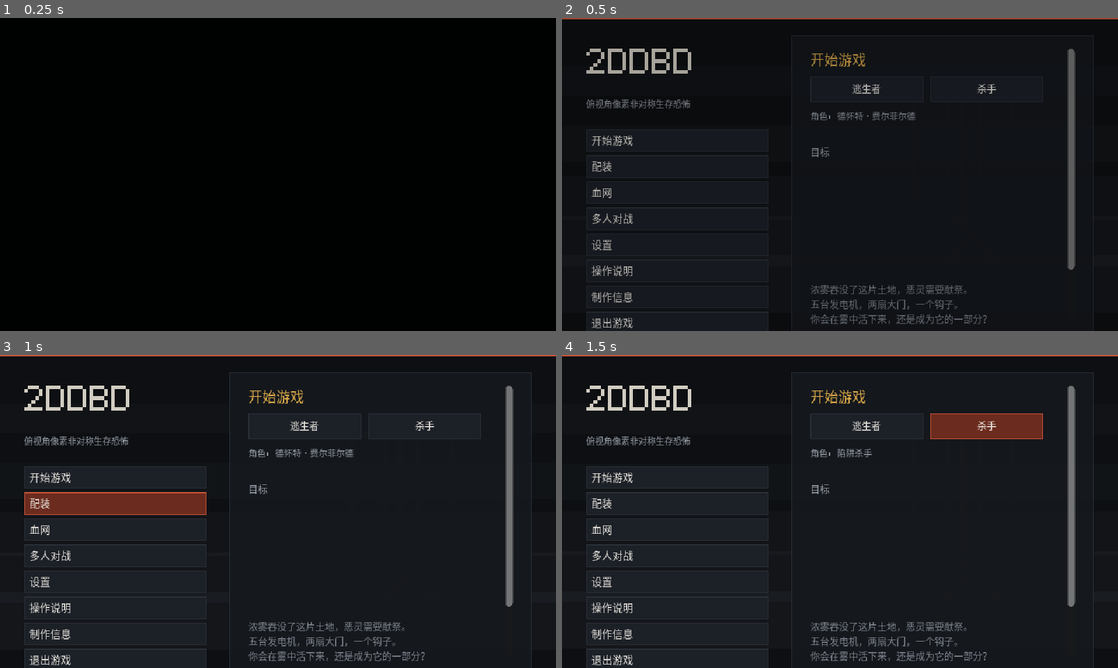
Above: before the commit, frames 1-4 (two rows, left to right).
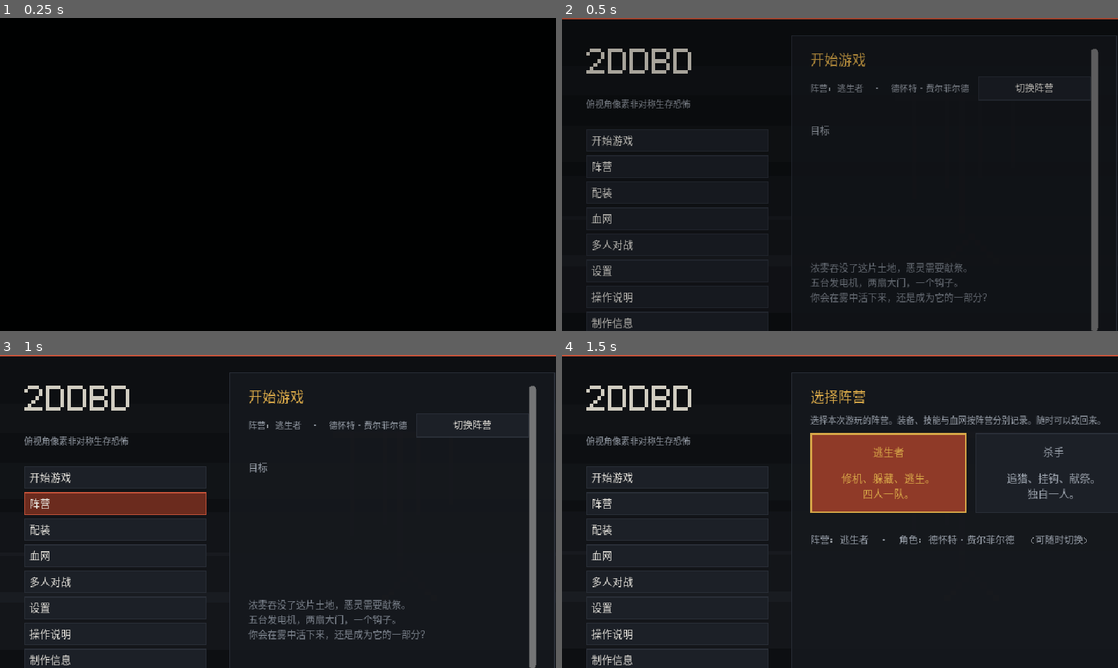
Above: after the commit, the same moments.

Repository: Developerprit/2DDBD
Game: Godot game, scene res://scenes/boot.tscn
Two runs of this game, one before a commit and one after it. Both use one fixed random seed, a clock stepped at 60 frames per second and the inputs below.
Inputs (mouse positions are in pixels of both pictures, inside the frame that each line leads up to):
- Up to frame 1 (0.25 s): no input
- Up to frame 2 (0.5 s): no input
- Up to frame 3 (1 s): click (116, 505) at 0.5 s, where only the run after the commit has a clickable "阵营"
- Up to frame 4 (1.5 s): click (1034, 423) at 1.25 s, where only the run after the commit has a clickable "切换阵营"

Frame 1 is identical in both runs. In frame 2, 5.8% of the frame differs, in the area x 5-100%, y 5-100%; in frame 3, 6.3%; in frame 4, 13%.

Commit message:
Remove the side lock entirely; give the side picker its own page
My mistake. The request was to give the side selection its own button/page, and I
read it as 'lock the side after the first trial' and shipped a permanent,
in-game-irreversible lock. That is gone.

- save_data.gd: role_locked / locked_role are deleted outright, along with the code
  that re-applied them on load and wrote them on start. Old saves simply stop being
  read, so nobody is stuck on a side any more. The chosen side is not persisted at
  all now: it defaults to survivor each launch and is changed freely from the menu,
  so there is no stored state left that could ever look like a lock again.
- main_menu.gd: new Side page (nav entry 'Side') holding the two side cards, with
  the active side highlighted, the description of each side, and a 'now playing'
  readout. Picking a card switches the side and refreshes the loadout lists. The
  Play page keeps a read-only line plus a shortcut button to that page.
- Menu page indices are now guarded: _show_page() pushes an error when the index is
  out of range instead of silently showing the wrong tab, and there is a
  --menu-side debug hook used to verify the new page headlessly.

Verified: plain menu boot 0 errors; --menu-side reports pages=8 visible_index=7;
all ten headless suites PASS with 0 fails and 0 script errors; the exported exe
opens the Side page and re-runs the wraith suite clean.

Diff:
--- a/src/autoload/locale.gd
+++ b/src/autoload/locale.gd
@@ -57,7 +57,16 @@
 	"loadout.role": {"en": "Role", "zh": "阵营"},
 	"loadout.role.survivor": {"en": "Survivor", "zh": "逃生者"},
 	"loadout.role.killer": {"en": "Killer", "zh": "杀手"},
-	"loadout.role.locked": {"en": "side locked after your first trial", "zh": "首次进入后不可切换阵容"},
+	"menu.side": {"en": "Side", "zh": "阵营"},
+	"side.title": {"en": "Choose Your Side", "zh": "选择阵营"},
+	"side.hint": {
+		"en": "Pick which side you play this session. Your loadout, perks and bloodweb are tracked per side. You can change this whenever you like.",
+		"zh": "选择本次游玩的阵营。装备、技能与血网按阵营分别记录。随时可以改回来。",
+	},
+	"side.pick": {"en": "Change side", "zh": "切换阵营"},
+	"side.survivor.desc": {"en": "Repair, hide, escape.\nA team of four.", "zh": "修机、躲藏、逃生。\n四人一队。"},
+	"side.killer.desc": {"en": "Hunt, hook, sacrifice.\nAlone.", "zh": "追猎、挂钩、献祭。\n独自一人。"},
+	"side.switchable": {"en": "switchable at any time", "zh": "可随时切换"},
 	"loadout.character": {"en": "Character", "zh": "角色"},
 	"loadout.power": {"en": "Power", "zh": "力量"},
 	"loadout.perks": {"en": "Perks", "zh": "技能"},
--- a/src/autoload/save_data.gd
+++ b/src/autoload/save_data.gd
@@ -24,11 +24,6 @@
 }
 var last_loadout: Dictionary = {}
 
-## The side (survivor / killer) is chosen once, on the first trial, and locked from
-## then on. Persisted here so a restart cannot reopen the choice.
-var role_locked := false
-var locked_role: int = Enums.Team.SURVIVOR
-
 ## Bloodweb progress: char_id -> {"tier": int, "taken": [node_id], "unlocked": ["perk:x"]}.
 ## Only ids are stored -- the node graph itself is regenerated from a seed, so a
 ## save file stays tiny and every machine sees an identical web.
@@ -72,11 +67,9 @@
 		for key in ["selected_killer", "selected_survivor", "selected_map", "player_role"]:
 			if cfg.has_section_key("loadout", key):
 				last_loadout[key] = cfg.get_value("loadout", key)
-		role_locked = bool(cfg.get_value("loadout", "role_locked", false))
-		locked_role = int(cfg.get_value("loadout", "locked_role", Enums.Team.SURVIVOR))
-		if role_locked:
-			# Re-apply the locked side, or a fresh launch would hand the choice back.
-			GameConfig.player_role = locked_role
+		# NOTE: an earlier build locked the side after the first trial. That is gone;
+		# old saves simply stop being read. The chosen side lives in GameConfig and is
+		# freely changeable from the Side page in the main menu.
 	if cfg.has_section_key("bloodweb", "data"):
 		var raw := str(cfg.get_value("bloodweb", "data", ""))
 		if raw != "":
@@ -121,8 +114,6 @@
 		cfg.set_value("stats", key, stats[key])
 	for key in last_loadout.keys():
 		cfg.set_value("loadout", key, last_loadout[key])
-	cfg.set_value("loadout", "role_locked", role_locked)
-	cfg.set_value("loadout", "locked_role", locked_role)
 	cfg.set_value("bloodweb", "data", JSON.stringify(bloodweb))
 	cfg.set_value("meta", "perk_version", PERK_VERSION)
 	cfg.save(SAVE_PATH)
--- a/src/ui/main_menu.gd
+++ b/src/ui/main_menu.gd
@@ -3,7 +3,9 @@
 ## all in one screen that swaps between Panels. Singletons keep the state
 ## (GameConfig / SaveData) so nothing is lost on switching tabs.
 
-enum Page { MAIN, LOADOUT, SETTINGS, MULTIPLAYER, TUTORIAL, CREDITS, BLOODWEB }
+## NOTE: the order here MUST match the order the pages are added to page_root in
+## _build(), because _show_page() addresses them by index.
+enum Page { MAIN, LOADOUT, SETTINGS, MULTIPLAYER, TUTORIAL, CREDITS, BLOODWEB, SIDE }
 
 var root: Control
 var bg: Control
@@ -41,6 +43,14 @@
 	GameConfig.player_role = GameConfig.player_role
 	_show_page(Page.MAIN)
 
+	# Debug hook for headless verification: open a specific page straight away.
+	#   Game.exe -- --menu-side
+	for arg in OS.get_cmdline_user_args():
+		if arg == "--menu-side":
+			_show_page(Page.SIDE)
+			print("[menu] Side page opened; pages=%d visible_index=%d"
+					% [page_root.get_child_count(), current])
+
 
 func _process(delta: float) -> void:
 	_t += delta
@@ -95,6 +105,7 @@
 	nav_box.add_theme_constant_override("separation", 4)
 	left.add_child(nav_box)
 	_add_nav_button(Locale.t("menu.play"), func() -> void: _start_match())
+	_add_nav_button(Locale.t("menu.side"), func() -> void: _show_page(Page.SIDE))
 	_add_nav_button(Locale.t("menu.loadout"), func() -> void: _show_page(Page.LOADOUT))
 	_add_nav_button(Locale.t("menu.bloodweb"), func() -> void: _show_page(Page.BLOODWEB))
 	_add_nav_button(Locale.t("menu.multiplayer"), func() -> void: _show_page(Page.MULTIPLAYER))
@@ -116,6 +127,7 @@
 	_build_tutorial_page()
 	_build_credits_page()
 	_build_bloodweb_page()
+	_build_side_page()
 
 
 func _spacer(h: int) -> Control:
@@ -175,17 +187,27 @@
 
 
 func _show_page(p: int) -> void:
+	# Pages are addressed by index, so a mismatch between the Page enum and the
+	# order pages were added to page_root would silently show the WRONG tab. Make it
+	# loud instead of silent.
+	if p < 0 or p >= page_root.get_child_count():
+		push_error("_show_page(%d) out of range (%d pages) -- Page enum and the build order are out of sync"
+				% [p, page_root.get_child_count()])
+		return
 	current = p
 	for child in page_root.get_children():
 		child.visible = false
-	if p < page_root.get_child_count():
-		page_root.get_child(p).visible = true
+	page_root.get_child(p).visible = true
 	if p == Page.LOADOUT:
 		_refresh_loadout()
 	if p == Page.BLOODWEB:
 		_refresh_bloodweb()
 	if p == Page.MULTIPLAYER:
 		_refresh_mp_status()
+	if p == Page.SIDE:
+		_refresh_side()
+	if p == Page.MAIN:
+		_update_role_hint()
 
 
 # ---------------------------------------------------------------------------
@@ -223,47 +245,34 @@
 # Main page
 # ---------------------------------------------------------------------------
 var _main_page: VBoxContainer
-## The survivor / killer toggle buttons, so the lock state can disable them.
-var _role_buttons: Array = []
+## Side page widgets: the two side cards and the "now playing" readout.
+var _side_buttons: Array = []
+var _side_info: Label
 
 
 func _build_main_page() -> void:
 	_main_page = _panel(Locale.t("menu.play"))
 
-	var role_row := HFlowContainer.new()
-	role_row.add_theme_constant_override("h_separation", 8)
-	role_row.add_theme_constant_override("v_separation", 6)
+	# The side is picked on its OWN page (nav entry "Side"), so the Play page only
+	# reports the current pick and offers a shortcut to that page. It used to be a
+	# pair of inline buttons, and for one build a permanent lock -- both are gone.
+	var role_row := HBoxContainer.new()
+	role_row.add_theme_constant_override("separation", 10)
 	_main_page.add_child(role_row)
-
-	var surv_btn := Button.new()
-	surv_btn.text = Locale.t("loadout.role.survivor")
-	surv_btn.custom_minimum_size = Vector2(130, 30)
-	surv_btn.pressed.connect(func() -> void:
-		if SaveData.role_locked:
-			return
-		GameConfig.player_role = Enums.Team.SURVIVOR
-		AudioDirector.play("ui_click", -8.0)
-		_refresh_loadout())
-	role_row.add_child(surv_btn)
-	_role_buttons.append(surv_btn)
-
-	var kill_btn := Button.new()
-	kill_btn.text = Locale.t("loadout.role.killer")
-	kill_btn.custom_minimum_size = Vector2(130, 30)
-	kill_btn.pressed.connect(func() -> void:
-		if SaveData.role_locked:
-			return
-		GameConfig.player_role = Enums.Team.KILLER
-		AudioDirector.play("ui_click", -8.0)
-		_refresh_loadout())
-	role_row.add_child(kill_btn)
-	_role_buttons.append(kill_btn)
 
 	var hint := UITheme.dim("", 10)
 	hint.name = "RoleHint"
-	_main_page.add_child(hint)
+	role_row.add_child(hint)
 	_main_page.set_meta("role_hint", hint)
-	_update_role_hint()
+
+	var pick := Button.new()
+	pick.text = Locale.t("side.pick")
+	pick.custom_minimum_size = Vector2(130, 28)
+	pick.add_theme_font_size_override("font_size", 11)
+	pick.pressed.connect(func() -> void:
+		AudioDirector.play("ui_click", -8.0)
+		_show_page(Page.SIDE))
+	role_row.add_child(pick)
 
 	_main_page.add_child(_spacer(10))
 
@@ -288,39 +297,107 @@
 	return "The fog has swallowed this place, and the Entity is hungry.\nFive generators. Two gates. One hook.\nWill you survive the fog, or become part of it?"
 
 
+## Display name of the character currently selected for the chosen side.
+func _current_char_name() -> String:
+	if GameConfig.player_role == Enums.Team.SURVIVOR:
+		return Locale.t(str(GameConfig.survivors.get(GameConfig.selected_survivor,
+				{}).get("name_key", "char.dwight")))
+	return Locale.t(str(GameConfig.killers.get(GameConfig.selected_killer,
+			{}).get("name_key", "char.trapper")))
+
+
 func _update_role_hint() -> void:
 	var hint := _main_page.get_meta("role_hint") as Label
 	if hint == null:
 		return
-	var who := ""
-	if GameConfig.player_role == Enums.Team.SURVIVOR:
-		who = Locale.t(str(GameConfig.survivors.get(GameConfig.selected_survivor,
-				{}).get("name_key", "char.dwight")))
-	else:
-		who = Locale.t(str(GameConfig.killers.get(GameConfig.selected_killer,
-				{}).get("name_key", "char.trapper")))
-	# The side is chosen once, on the first trial, then locked.
-	var locked := SaveData.role_locked
-	for b in _role_buttons:
-		var btn := b as Button
-		if btn != null and is_instance_valid(btn):
-			btn.disabled = locked
-	if locked:
-		hint.text = "%s: %s  ·  %s" % [Locale.t("loadout.character"), who,
-				Locale.t("loadout.role.locked")]
-	else:
-		hint.text = "%s: %s" % [Locale.t("loadout.character"), who]
+	var side := Locale.t("loadout.role.survivor") if GameConfig.player_role == Enums.Team.SURVIVOR \
+			else Locale.t("loadout.role.killer")
+	hint.text = "%s: %s  ·  %s" % [Locale.t("loadout.role"), side, _current_char_name()]
+
+
+# ---------------------------------------------------------------------------
+# Side page -- the survivor / killer picker, on its own tab
+# ---------------------------------------------------------------------------
+var _side_page: VBoxContainer
+
+
+func _build_side_page() -> void:
+	_side_page = _panel(Locale.t("side.title"))
+	_side_page.add_theme_constant_override("separation", 8)
+
+	var hint := UITheme.dim(Locale.t("side.hint"), 10)
+	hint.autowrap_mode = TextServer.AUTOWRAP_WORD_SMART
+	hint.custom_minimum_size = Vector2(380, 0)
+	_side_page.add_child(hint)
+
+	var row := HBoxContainer.new()
+	row.add_theme_constant_override("separation", 10)
+	_side_page.add_child(row)
+
+	for team in [Enums.Team.SURVIVOR, Enums.Team.KILLER]:
+		var card := Button.new()
+		card.custom_minimum_size = Vector2(180, 92)
+		card.add_theme_font_size_override("font_size", 12)
+		card.alignment = HORIZONTAL_ALIGNMENT_CENTER
+		card.text = "%s\n\n%s" % [
+				Locale.t("loadout.role.survivor" if team == Enums.Team.SURVIVOR
+						else "loadout.role.killer"),
+				Locale.t("side.survivor.desc" if team == Enums.Team.SURVIVOR
+						else "side.killer.desc")]
+		card.set_meta("team", team)
+		card.pressed.connect(func() -> void:
+			AudioDirector.play("ui_click", -8.0)
+			GameConfig.player_role = team
+			_refresh_side()
+			# The loadout lists are side-dependent, so keep them in step.
+			_refresh_loadout()
+			_update_role_hint())
+		row.add_child(card)
+		_side_buttons.append(card)
+
+	_side_page.add_child(_spacer(6))
+	_side_info = UITheme.dim("", 11)
+	_side_info.autowrap_mode = TextServer.AUTOWRAP_WORD_SMART
+	_side_info.custom_minimum_size = Vector2(380, 0)
+	_side_page.add_child(_side_info)
+	_refresh_side()
+
+
+func _refresh_side() -> void:
+	var p := UITheme.palette()
+	for b in _side_buttons:
+		var card := b as Button
+		if card == null or not is_instance_valid(card):
+			continue
+		var team := int(card.get_meta("team", -1))
+		var on := team == GameConfig.player_role
+		var sb := StyleBoxFlat.new()
+		sb.bg_color = Color(str(p["accent_soft"])) if on else Color(str(p["panel_alt"]))
+		sb.border_color = Color(str(p["gold"])) if on else Color(str(p["line"]))
+		sb.set_border_width_all(2 if on else 1)
+		sb.content_margin_left = 8
+		sb.content_margin_right = 8
+		sb.content_margin_top = 6
+		sb.content_margin_bottom = 6
+		card.add_theme_stylebox_override("normal", sb)
+		card.add_theme_stylebox_override("hover", sb)
+		card.add_theme_color_override("font_color",
+				Color(str(p["gold"])) if on else Color(str(p["text_dim"])))
+	if _side_info != null and is_instance_valid(_side_info):
+		var side := Locale.t("loadout.role.survivor") if GameConfig.player_role == Enums.Team.SURVIVOR \
+				else Locale.t("loadout.role.killer")
+		_side_info.text = "%s: %s  ·  %s: %s   (%s)" % [
+				Locale.t("loadout.role"), side,
+				Locale.t("loadout.character"), _current_char_name(),
+				Locale.t("side.switchable")]
 
 
 func _start_match() -> void:
 	AudioDirector.play("ui_click", -4.0)
-	# The first trial locks the side in. Progression is per-camp, so letting a save
-	# hop between survivor and killer afterwards would let one side's bloodweb pay
-	# for the other's perks.
-	if not SaveData.role_locked:
-		SaveData.role_locked = true
-		SaveData.locked_role = GameConfig.player_role
-	SaveData.last_loadout["player_role"] = GameConfig.player_role
+	# Nothing about the side is persisted: it is chosen freely on the Side page and
+	# defaults back to survivor on the next launch. An earlier build locked it after
+	# the first trial, which was both wrong and impossible to undo from inside the
+	# game -- so there is deliberately no stored state left to get stuck on.
 	SaveData.save_all()
 	GameConfig.set_meta("pending_seed", randi())
 	SceneRouter.goto_match()
